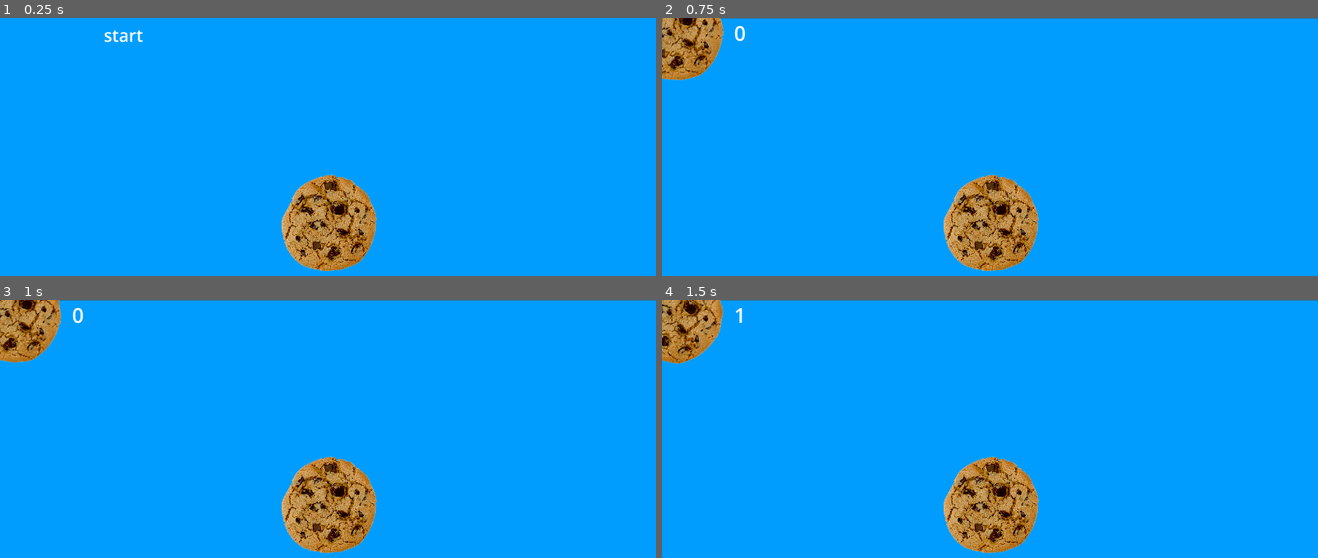
Above: before the commit, frames 1-4 (two rows, left to right).
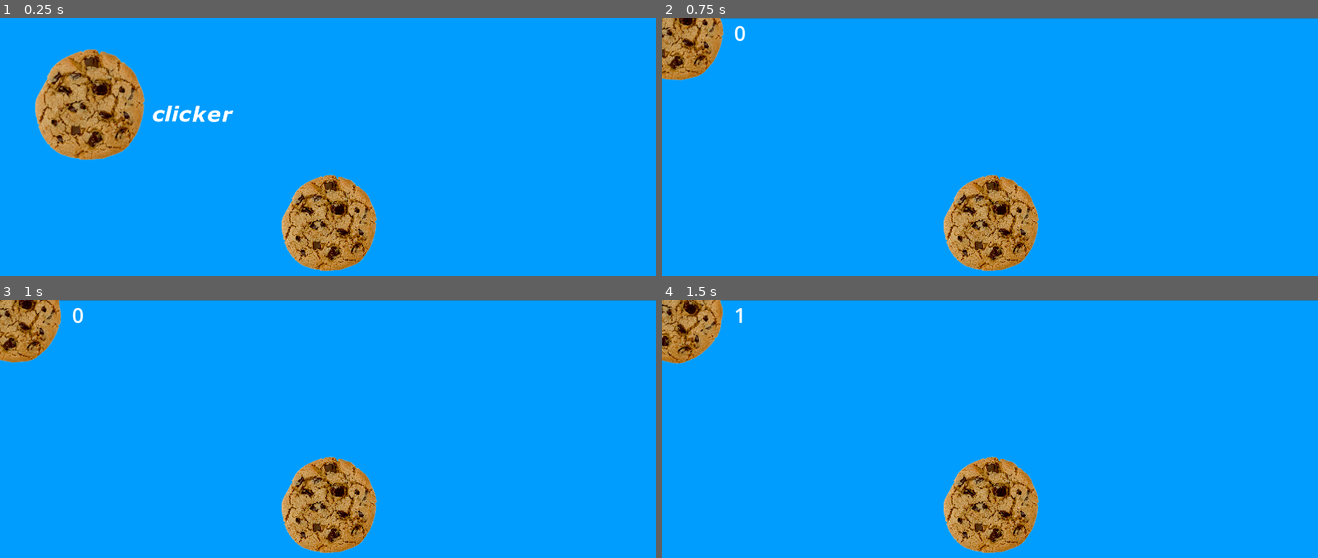
Above: after the commit, the same moments.

Repository: Meow-jar/mangoclicer
Game: Godot game, scene res://start.tscn
Two runs of this game, one before a commit and one after it. Both use one fixed random seed, a clock stepped at 60 frames per second and the inputs below.
Inputs (mouse positions are in pixels of both pictures, inside the frame that each line leads up to):
- Up to frame 1 (0.25 s): no input
- Up to frame 2 (0.75 s): click (990, 221) at 0.5 s
- Up to frame 3 (1 s): no input
- Up to frame 4 (1.5 s): click (990, 503) at 1.25 s

The runs differ from the first frame. In frame 1, 6.1% of the frame differs, in the area x 5-36%, y 4-56%; in frame 2, nothing differs; in frame 3, nothing differs; in frame 4, nothing differs.

Commit message:
release v0.0.3
добавлен логотип

Diff:
--- a/start.tscn
+++ b/start.tscn
@@ -1,6 +1,7 @@
-[gd_scene load_steps=3 format=3 uid="uid://c2ir4ml2oii3"]
+[gd_scene load_steps=4 format=3 uid="uid://c2ir4ml2oii3"]
 
 [ext_resource type="Texture2D" uid="uid://6ydcum8b3cja" path="res://resources/Cookie-Free-Download-PNG.png" id="1_ots34"]
+[ext_resource type="Texture2D" uid="uid://pdnqh8flg6gs" path="res://resources/logoclicker.png" id="2_qn1rc"]
 
 [sub_resource type="GDScript" id="GDScript_ots34"]
 script/source = "extends Node2D
@@ -42,13 +43,10 @@
 scale = Vector2(0.3, 0.3)
 texture_normal = ExtResource("1_ots34")
 
-[node name="Label" type="Label" parent="."]
-offset_left = 304.0
-offset_top = 16.0
-offset_right = 1540.0
-offset_bottom = 472.0
-theme_override_font_sizes/font_size = 50
-text = "start"
+[node name="Logoclicker" type="Sprite2D" parent="."]
+position = Vector2(602, 303)
+scale = Vector2(0.8, 0.8)
+texture = ExtResource("2_qn1rc")
 
 [connection signal="button_down" from="TextureButton" to="." method="_on_texture_button_button_down"]
 [connection signal="button_up" from="TextureButton" to="." method="_on_texture_button_button_up"]
Not shown, changed: export_presets.cfg
Binary file added: resources/logoclicker.png
Not shown, added: resources/logoclicker.png.import
